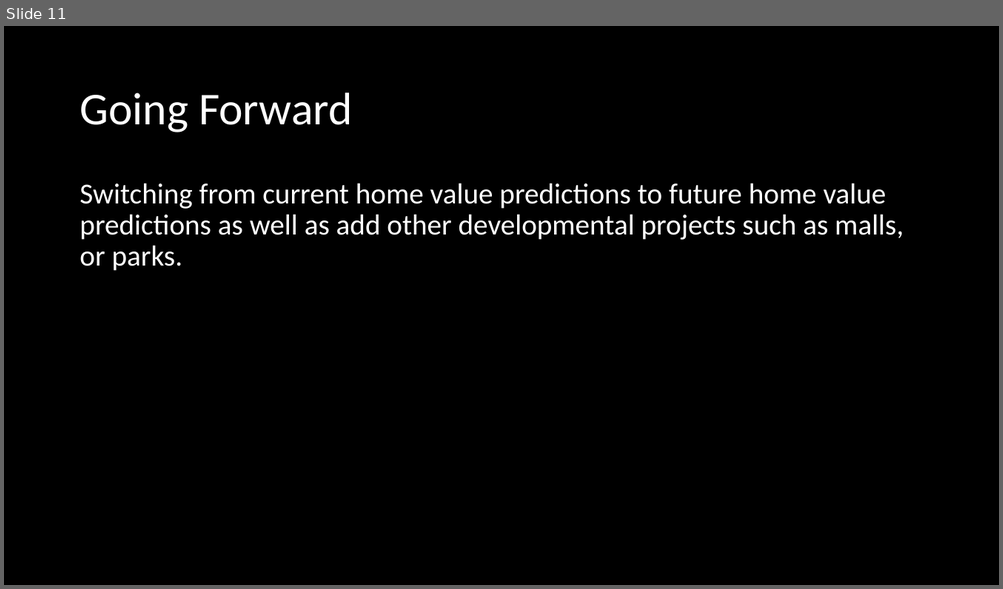
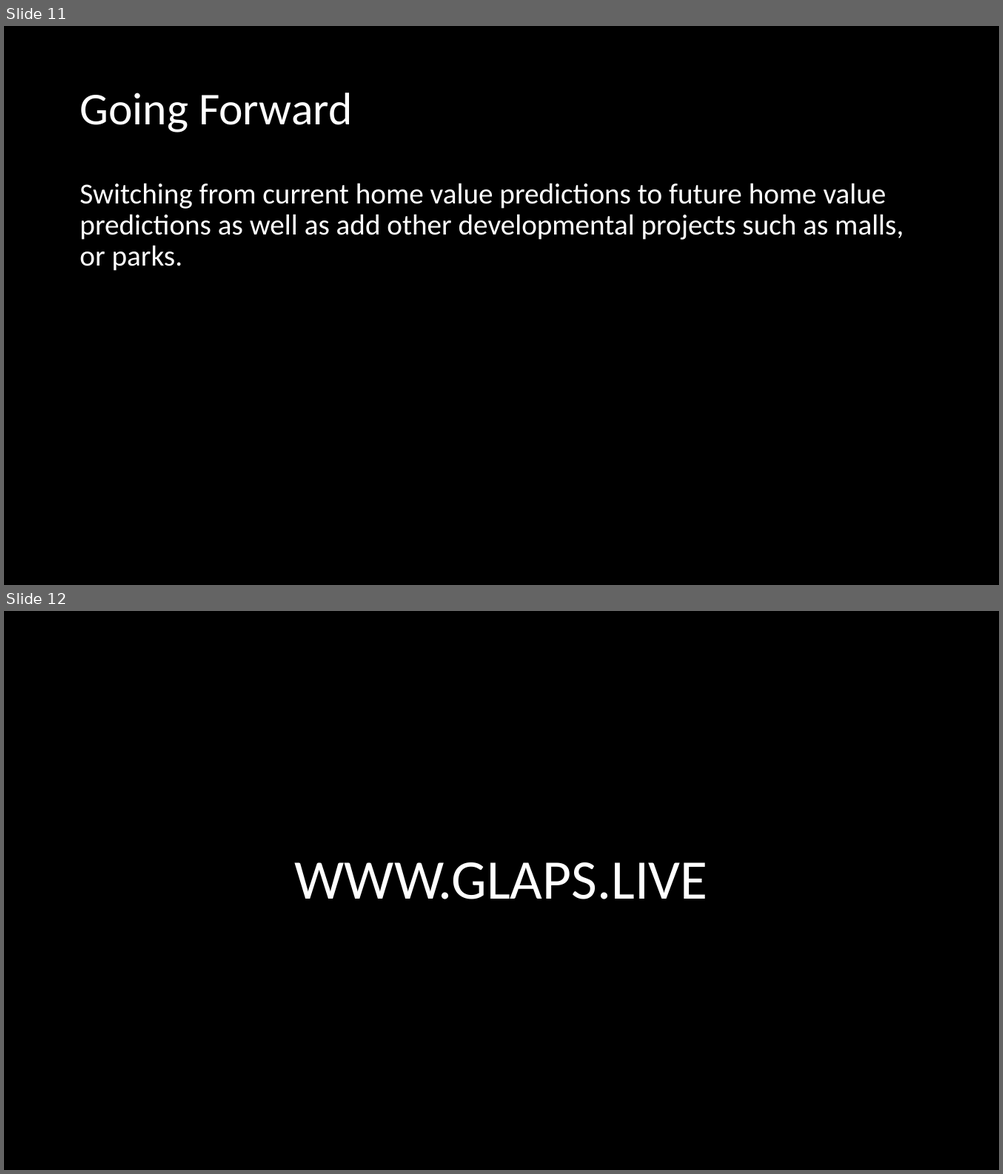
Before and after one commit to milsteam4144/GLAPS, a slide deck: Presentation/GLAPS Presentation.pptx. Shown one above the other, each under a label of ours: slide 11 before the commit, slides 11 and 12 after it. The pictures are 1003x589 and 1003x1174 pixels, drawn with LibreOffice and Linux fonts; fonts in the diff are those of the drawing. Boxes give left, top, right and bottom in pixels: in the first picture for what was removed or moved away, otherwise in the second. Text is boxed around its words. In the diff, an @@ line names an element or a change of style, - is before the commit and + after.

```diff
--- a/Presentation/GLAPS Presentation.pptx
+++ b/Presentation/GLAPS Presentation.pptx
@@ slide 12 added at (4,611,999,1170), background #000000 @@
@@ text added at (295,863,708,900), 54 pt, text #FFFFFF @@
+WWW.GLAPS.LIVE
```
